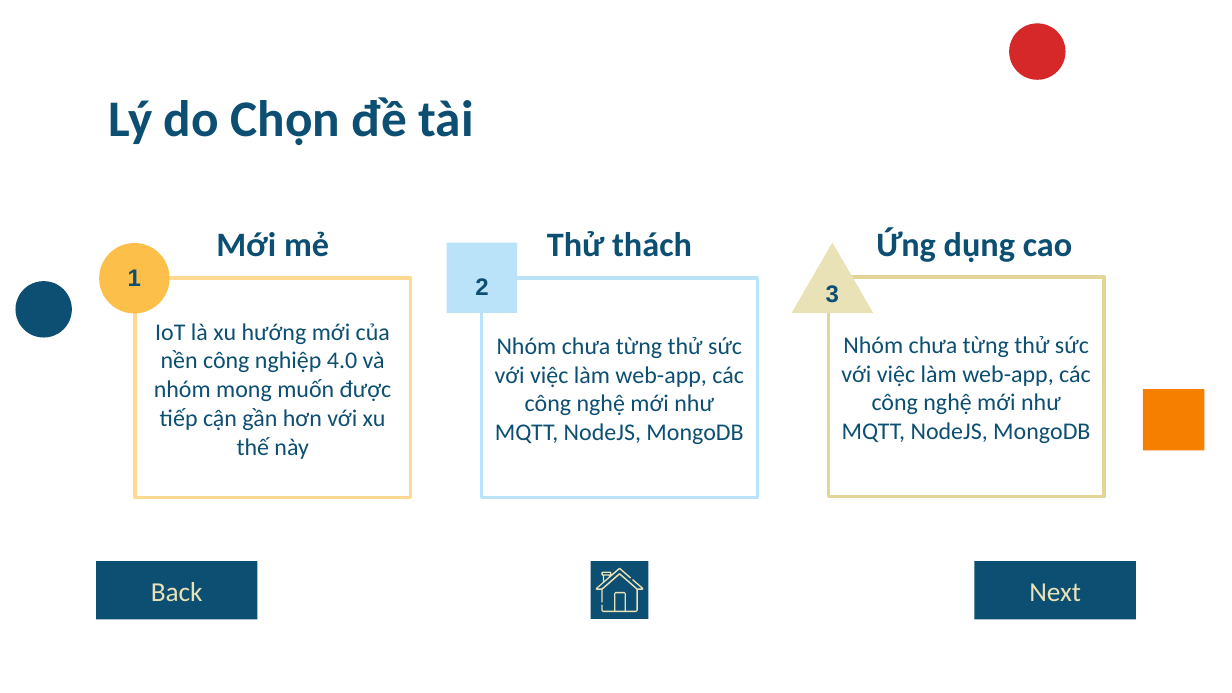
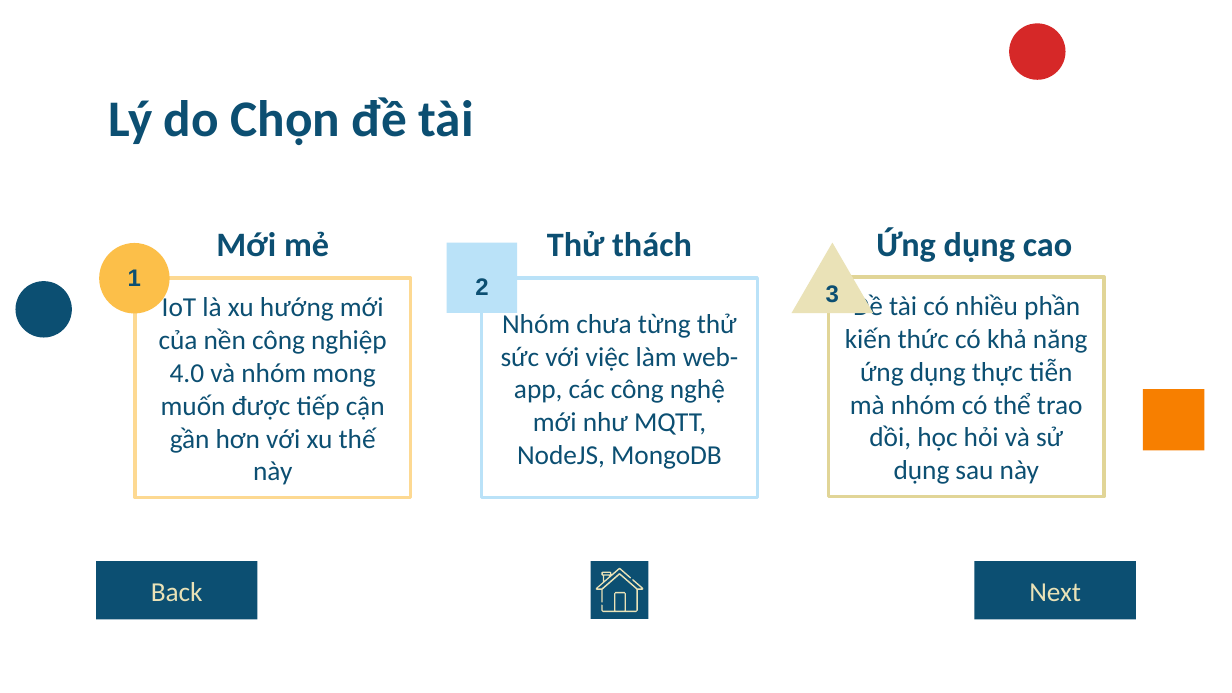
Before and after one commit to npackr/for-mqtt-dashboard, a slide deck: slide 6 of document/presentation.pptx. Drawn at 1232x693 pixels with LibreOffice and Linux fonts; fonts in the diff are those of the drawing. Boxes give left, top, right and bottom in pixels: in the first picture for what was removed or moved away, otherwise in the second. Text is boxed around its words. In the diff, an @@ line names an element or a change of style, - is before the commit and + after.

```diff
--- a/document/presentation.pptx
+++ b/document/presentation.pptx
@@ rectangle "IoT là xu hướng mới ..." at (136, 278, 411, 498): size 14 to 16 pt @@
@@ rectangle "Nhóm chưa từng thử sức ..." at (482, 278, 758, 498): size 14 to 16 pt @@
@@ text in rectangle at (845, 293, 1088, 484): text changed; size 14 to 16 pt @@
-Nhóm chưa từng thử sức với việc làm web-app, các công nghệ mới như MQTT, NodeJS, MongoDB
+Đề tài có nhiều phần kiến thức có khả năng ứng dụng thực tiễn mà nhóm có thể trao dồi, học hỏi và sử dụng sau này
```
Also in this commit, not shown: 9 other slides changed, 6 slides added, 1 slide removed.
